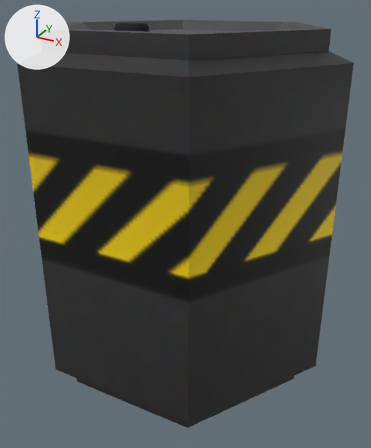
Renders of the Blender file parts/KKT-PE100/Unity/Assets/PartTools/model.blend from each side of a commit.
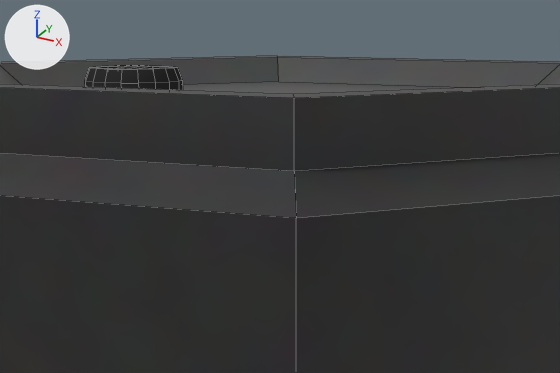
There are two pictures of each version: one whole from a 50 mm lens placed at (0.291, -0.528, 0.237), pointed at (0.006, -0.008, -0.023), one close up on the part from 23% to 76% of the width and 0% to 29% of the height. The lights are fixed; the arrows at upper left show +X, +Y and +Z. The close-ups show mesh edges as thin lines.

The older version as bpy lines, for what is in view:
```python
me_cylinder = bpy.data.meshes.new('Cylinder')
me_cylinder.from_pydata(...)  # 60 vertices, 56 faces; spans x -0.185..0.185, y -0.16..0.16, z -0.21..0.21
me_cylinder.materials.append(mat_texture)  # picture img_texture
me_cylinder_002 = bpy.data.meshes.new('Cylinder.002')
me_cylinder_002.from_pydata(...)  # 146 vertices, 74 faces; spans x -0.0897..-0.0503, y -0.02..0.02, z 0.2..0.21
me_cylinder_002.polygons.foreach_set('use_smooth', [True] * 74)
me_cylinder_002.materials.append(mat_dark_gray)  # black #333333
ob_plug = bpy.data.objects.new('Plug', me_cylinder_002)
ob_plug.parent = ob_tank
ob_plug.location = (0.0, 0.0, 0.0)
ob_tank = bpy.data.objects.new('Tank', me_cylinder)
ob_tank.location = (0.0, 0.0, 0.0)
```
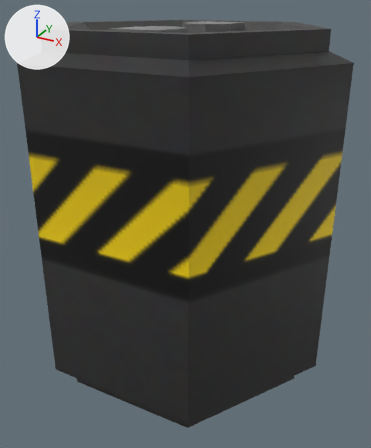
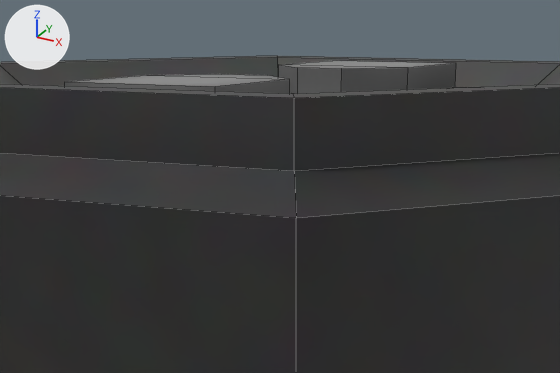
Where the change shows, as pixel boxes (x1, y1, x2, y2) in the close-ups (560 x 373 px):
'Contact.001', added: after (279, 61, 456, 94)
'Contact', added: after (65, 74, 290, 94)
'Plug', deleted (black): before (85, 65, 183, 90)

The change in detail:
Mesh me_cube is new.
It has 12 vertices, 8 faces and spans x -0.03..0.03, y -0.1..-0.03, z 0.2..0.21.
It uses material mat_texture (picture img_texture).
Object 'Plug' (ob_plug) is deleted.
Object 'Contact' (ob_contact) is new; it shows me_cube.
Its parent is ob_tank.
Its location is (0.0, 0.0, 0.0).
Object 'Contact.001' (ob_contact_001) is new; it shows a copy of me_cube.
Its parent is ob_tank.
Its location is (0.0, 0.0, 0.0).
Its rotation in degrees is (0, 0, 180).
